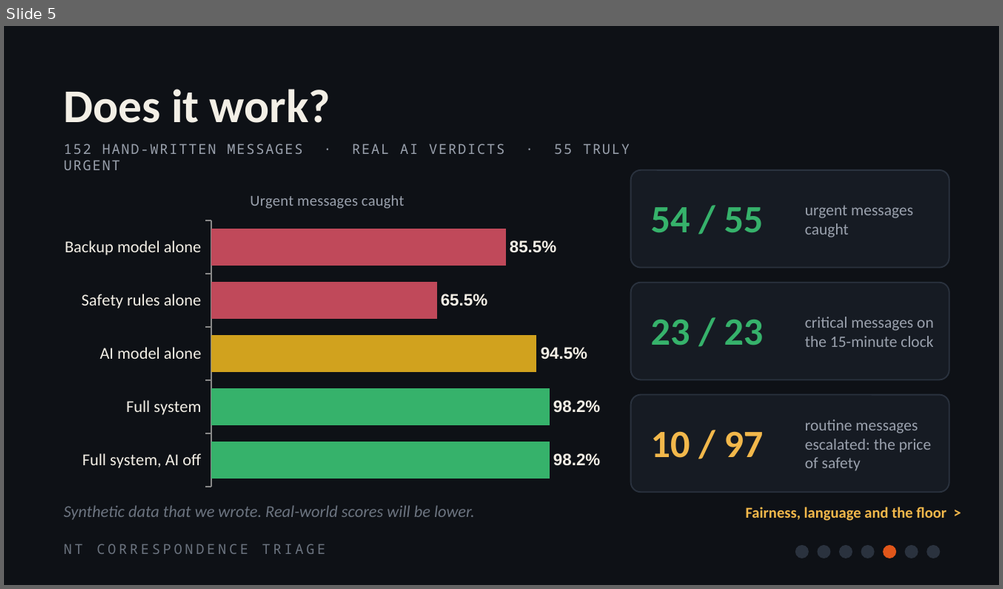
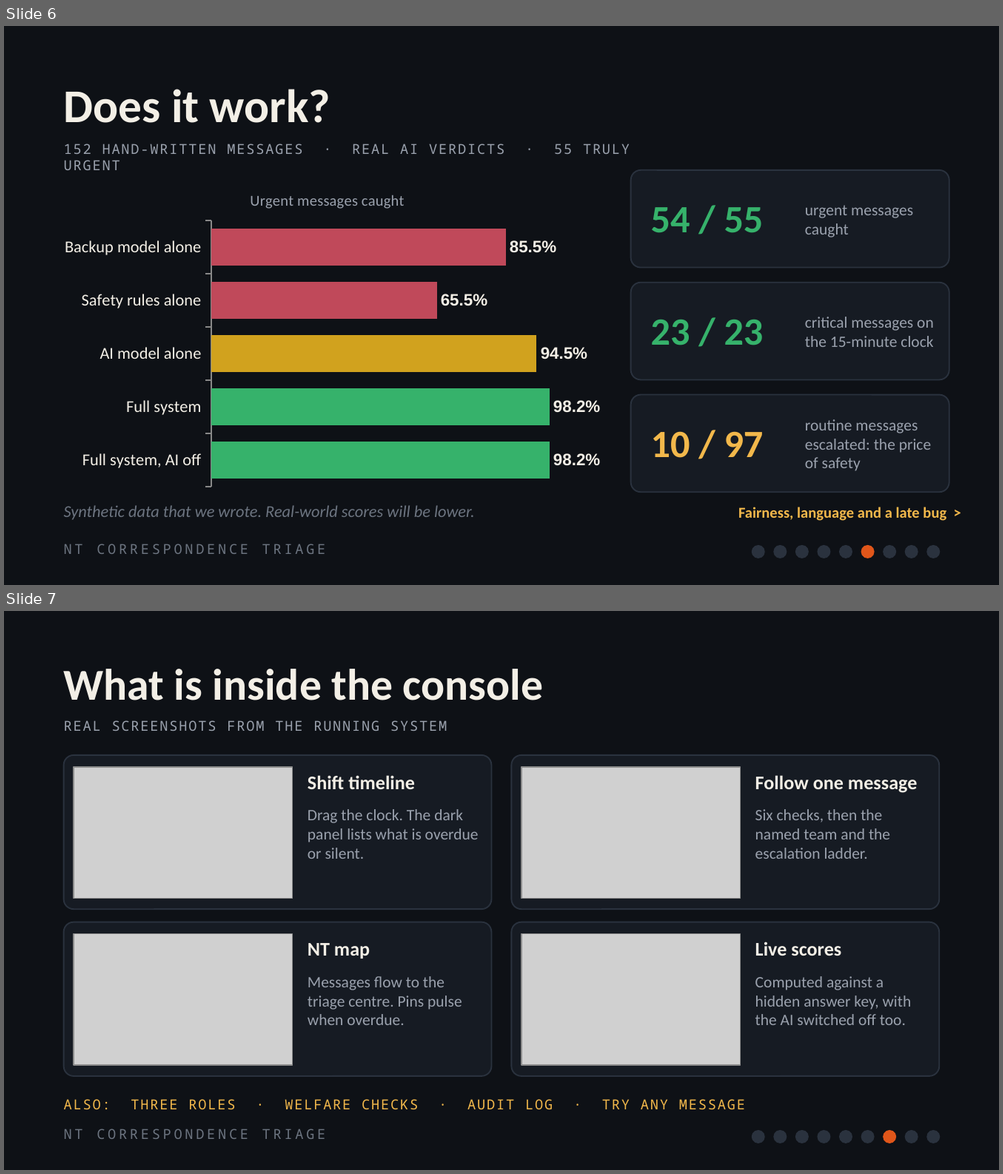
Before and after one commit to ItsMeAadityaK/NT-urgent, a slide deck: presentation/NT-Triage-Deck.pptx. Shown one above the other, each under a label of ours: slide 5 before the commit, slides 6 and 7 after it. The pictures are 1003x589 and 1003x1174 pixels, drawn with LibreOffice and Linux fonts; fonts in the diff are those of the drawing; grey boxes stand for pictures. Boxes give left, top, right and bottom in pixels: in the first picture for what was removed or moved away, otherwise in the second. Text is boxed around its words. In the diff, an @@ line names an element or a change of style, - is before the commit and + after.

```diff
--- a/presentation/NT-Triage-Deck.pptx
+++ b/presentation/NT-Triage-Deck.pptx
@@ slide 7 added at <box>4,611,999,1170</box>, background #0E1116 @@
@@ text added at <box>64,669,543,701</box>, 32 pt, text #F3EFE6, bold @@
+What is inside the console
@@ text added at <box>64,721,447,731</box>, 10 pt, text #9AA1AD @@
+REAL SCREENSHOTS FROM THE RUNNING SYSTEM
@@ rounded rectangle added at <box>64,755,492,909</box>, fill #161B23, outline #2A323E 1 pt @@
@@ rounded rectangle added at <box>511,755,939,909</box>, fill #161B23, outline #2A323E 1 pt @@
@@ picture added at <box>74,767,293,898</box> @@
@@ text added at <box>307,775,415,789</box>, 14 pt, text #F3EFE6, bold @@
+Shift timeline
@@ picture added at <box>521,767,740,898</box> @@
@@ text added at <box>755,775,917,793</box>, 14 pt, text #F3EFE6, bold @@
+Follow one message
@@ text added at <box>307,809,478,859</box>, 11.5 pt, text #9AA1AD @@
+Drag the clock. The dark panel lists what is overdue or silent.
@@ text added at <box>755,809,890,859</box>, 11.5 pt, text #9AA1AD @@
+Six checks, then the named team and the escalation ladder.
@@ rounded rectangle added at <box>64,923,492,1076</box>, fill #161B23, outline #2A323E 1 pt @@
@@ picture added at <box>74,934,293,1065</box> @@
@@ text added at <box>307,943,370,959</box>, 14 pt, text #F3EFE6, bold @@
+NT map
@@ rounded rectangle added at <box>511,923,939,1076</box>, fill #161B23, outline #2A323E 1 pt @@
@@ picture added at <box>521,934,740,1065</box> @@
@@ text added at <box>755,942,841,956</box>, 14 pt, text #F3EFE6, bold @@
+Live scores
@@ text added at <box>307,977,462,1025</box>, 11.5 pt, text #9AA1AD @@
+Messages flow to the triage centre. Pins pulse when overdue.
@@ text added at <box>755,977,911,1025</box>, 11.5 pt, text #9AA1AD @@
+Computed against a hidden answer key, with the AI switched off too.
@@ text added at <box>64,1099,745,1110</box>, 10 pt, text #F2B84B @@
+ALSO: THREE ROLES · WELFARE CHECKS · AUDIT LOG · TRY ANY MESSAGE
@@ text added at <box>64,1129,326,1139</box>, 10 pt, text #6C7480 @@
+NT CORRESPONDENCE TRIAGE
@@ ellipse added at <box>752,1131,764,1143</box>, fill #2A323E, outline #2A323E 1 pt @@
@@ ellipse added at <box>774,1131,785,1143</box>, fill #2A323E, outline #2A323E 1 pt @@
@@ ellipse added at <box>796,1131,808,1143</box>, fill #2A323E, outline #2A323E 1 pt @@
@@ ellipse added at <box>817,1131,830,1143</box>, fill #2A323E, outline #2A323E 1 pt @@
@@ ellipse added at <box>839,1131,851,1143</box>, fill #2A323E, outline #2A323E 1 pt @@
@@ ellipse added at <box>862,1131,874,1143</box>, fill #2A323E, outline #2A323E 1 pt @@
@@ ellipse added at <box>883,1131,895,1143</box>, fill #E0561A, outline #E0561A 1 pt @@
@@ ellipse added at <box>905,1131,917,1143</box>, fill #2A323E, outline #2A323E 1 pt @@
@@ ellipse added at <box>927,1131,939,1143</box>, fill #2A323E, outline #2A323E 1 pt @@
@@ what was slide 5 is now slide 6 @@
@@ slide 6 changed as well @@
@@ text at <box>738,507,946,521</box>: text changed @@
-Fairness, language and the floor >
+Fairness, language and a late bug >
@@ ellipse added at <box>752,546,764,558</box>, fill #2A323E, outline #2A323E 1 pt @@
@@ ellipse added at <box>774,546,785,558</box>, fill #2A323E, outline #2A323E 1 pt @@
@@ ellipse: place and size @@
-ellipse at <box>883,546,895,558</box>
+ellipse at <box>862,546,874,558</box>
@@ ellipse: place and size @@
-ellipse at <box>862,546,874,558</box>
+ellipse at <box>883,546,895,558</box>
```
Also in this commit, not shown: 7 other slides changed, 1 other slide added, 1 slide removed, 17 other files.
